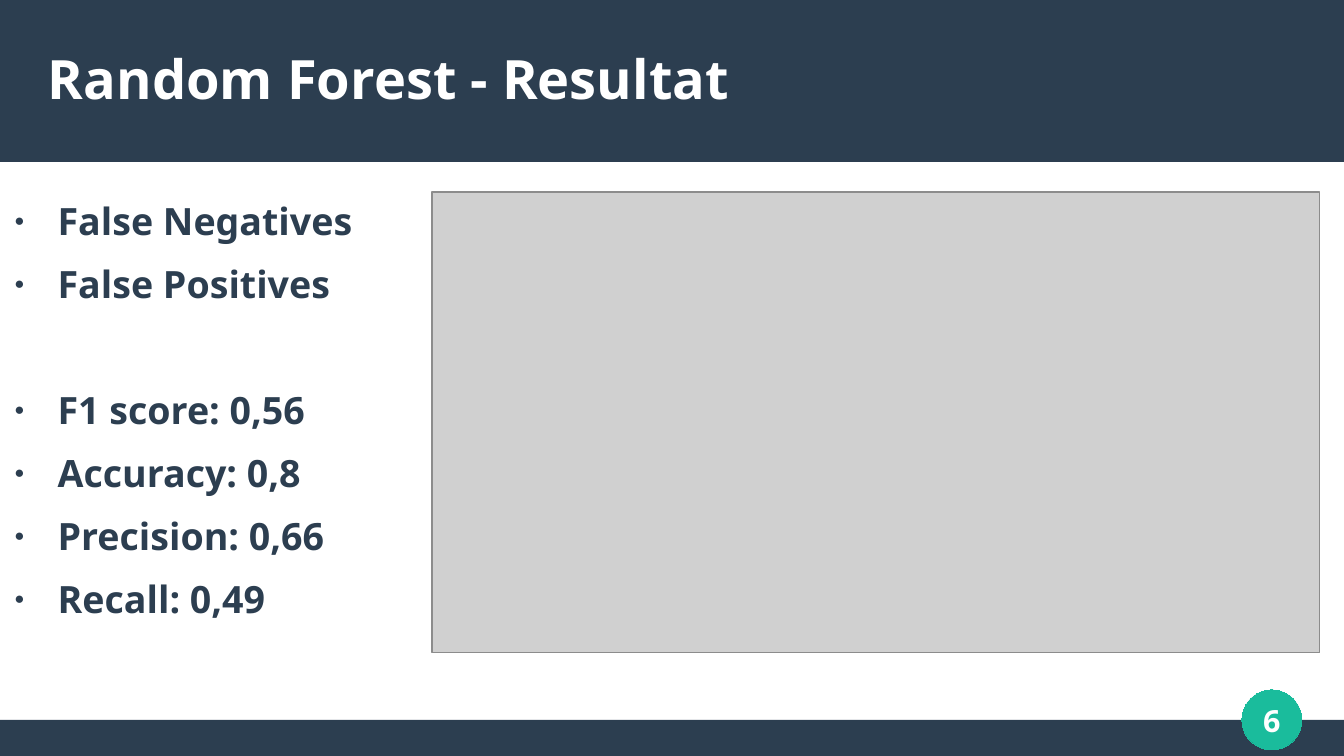
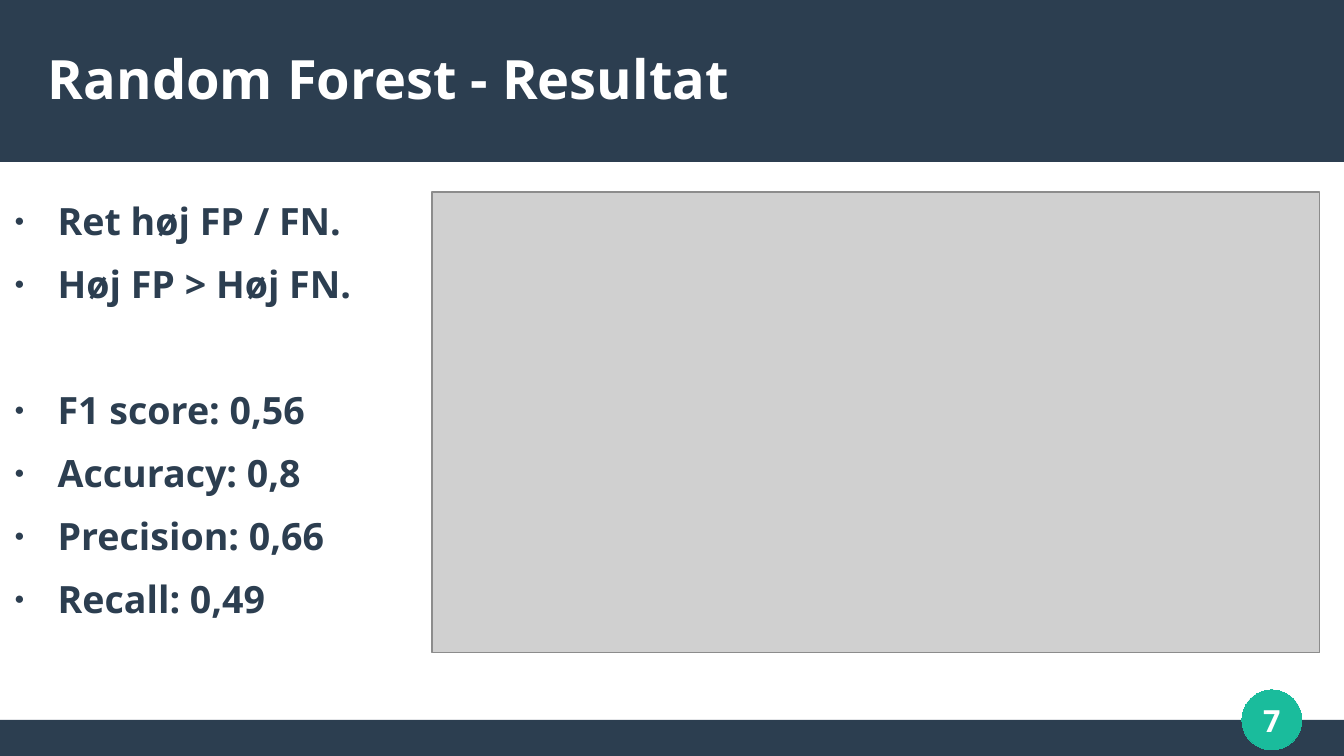
Before and after one commit to BastianAsmussen/H4_ML, a slide deck: slide 7 of projects/case/Presentation.odp (slide 6 before the commit). Drawn at 1344x756 pixels with LibreOffice and Linux fonts; fonts in the diff are those of the drawing; grey boxes stand for pictures. Boxes give left, top, right and bottom in pixels: in the first picture for what was removed or moved away, otherwise in the second. Text is boxed around its words. In the diff, an @@ line names an element or a change of style, - is before the commit and + after.

```diff
--- a/projects/case/Presentation.odp
+++ b/projects/case/Presentation.odp
@@ text at [58,206,351,307]: text changed @@
-● False Negatives
-● False Positives
+● Ret høj FP / FN.
+● Høj FP > Høj FN.
@@ page number at [1263,710,1280,732]: text changed @@
-6
+7
```
Also in this commit, not shown: 4 other slides changed, 2 slides added.
